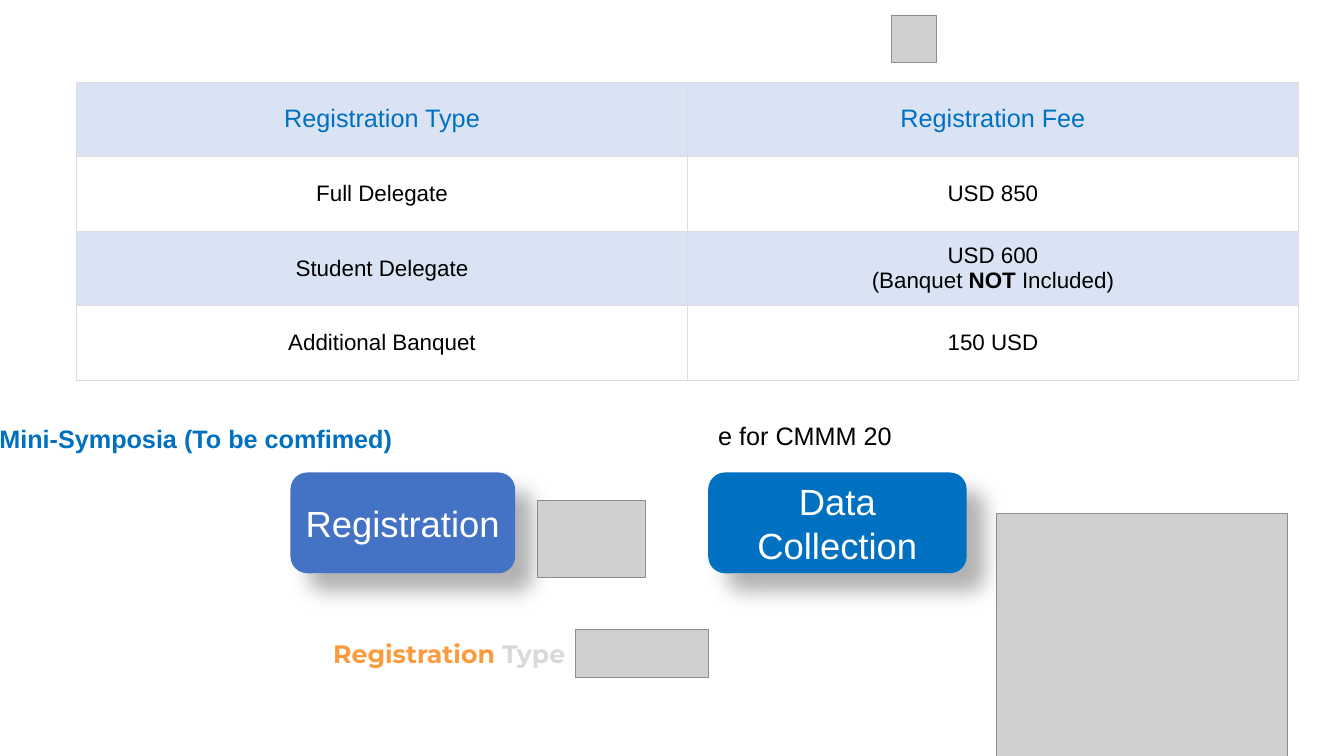
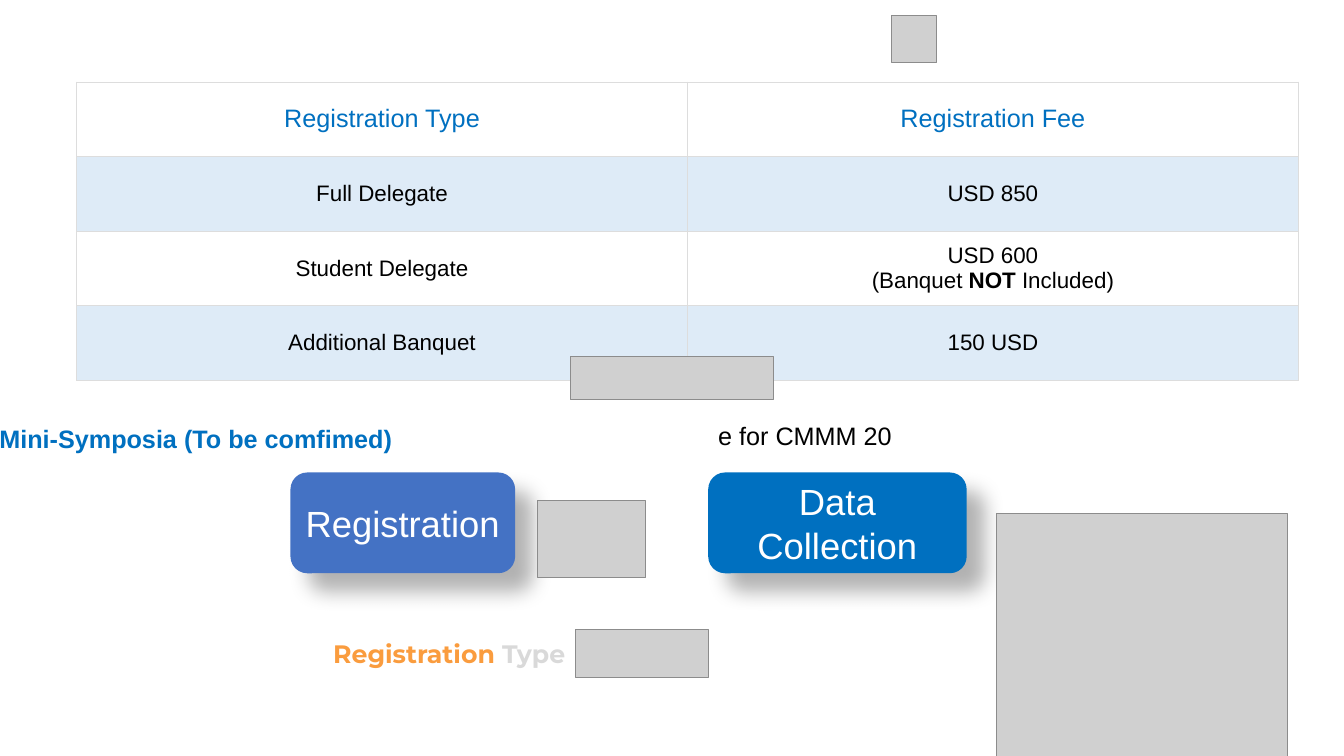
Before and after one commit to zhangxy911/zhangxy911.github.io, a slide deck: slide 3 of assets/figures.pptx. Drawn at 1344x756 pixels with LibreOffice and Linux fonts; fonts in the diff are those of the drawing; grey boxes stand for pictures. Boxes give left, top, right and bottom in pixels: in the first picture for what was removed or moved away, otherwise in the second. Text is boxed around its words. In the diff, an @@ line names an element or a change of style, - is before the commit and + after.

```diff
--- a/assets/figures.pptx
+++ b/assets/figures.pptx
@@ table at <box>77,82,1299,380</box> @@
@@ fill #DAE3F3 to #FFFFFF in 4 cells @@
@@ fill #FFFFFF to #DEEBF7 in 4 cells @@
@@ picture added at <box>571,357,773,399</box> @@
```
Also in this commit, not shown: 2 other files.
